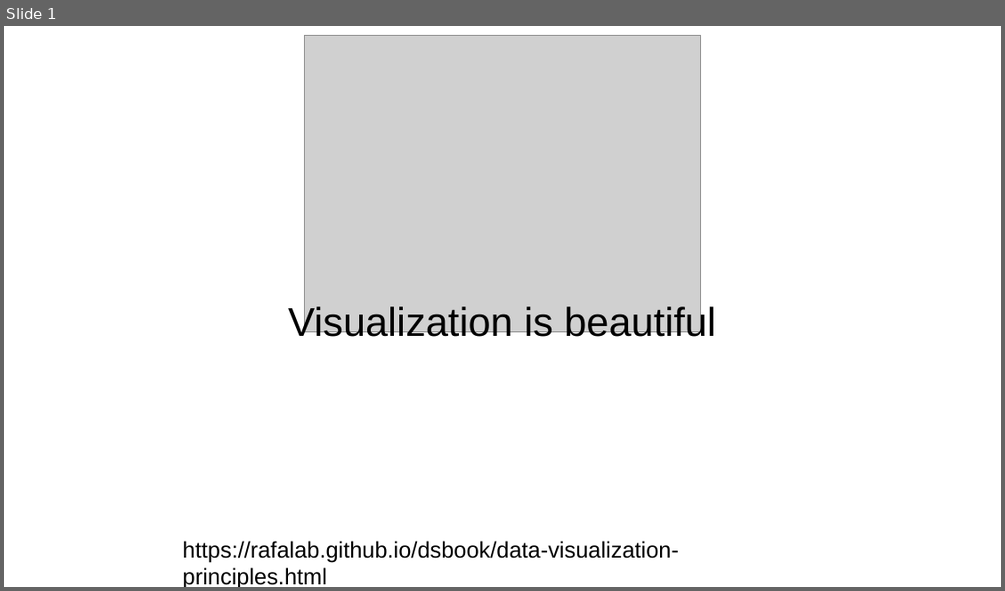
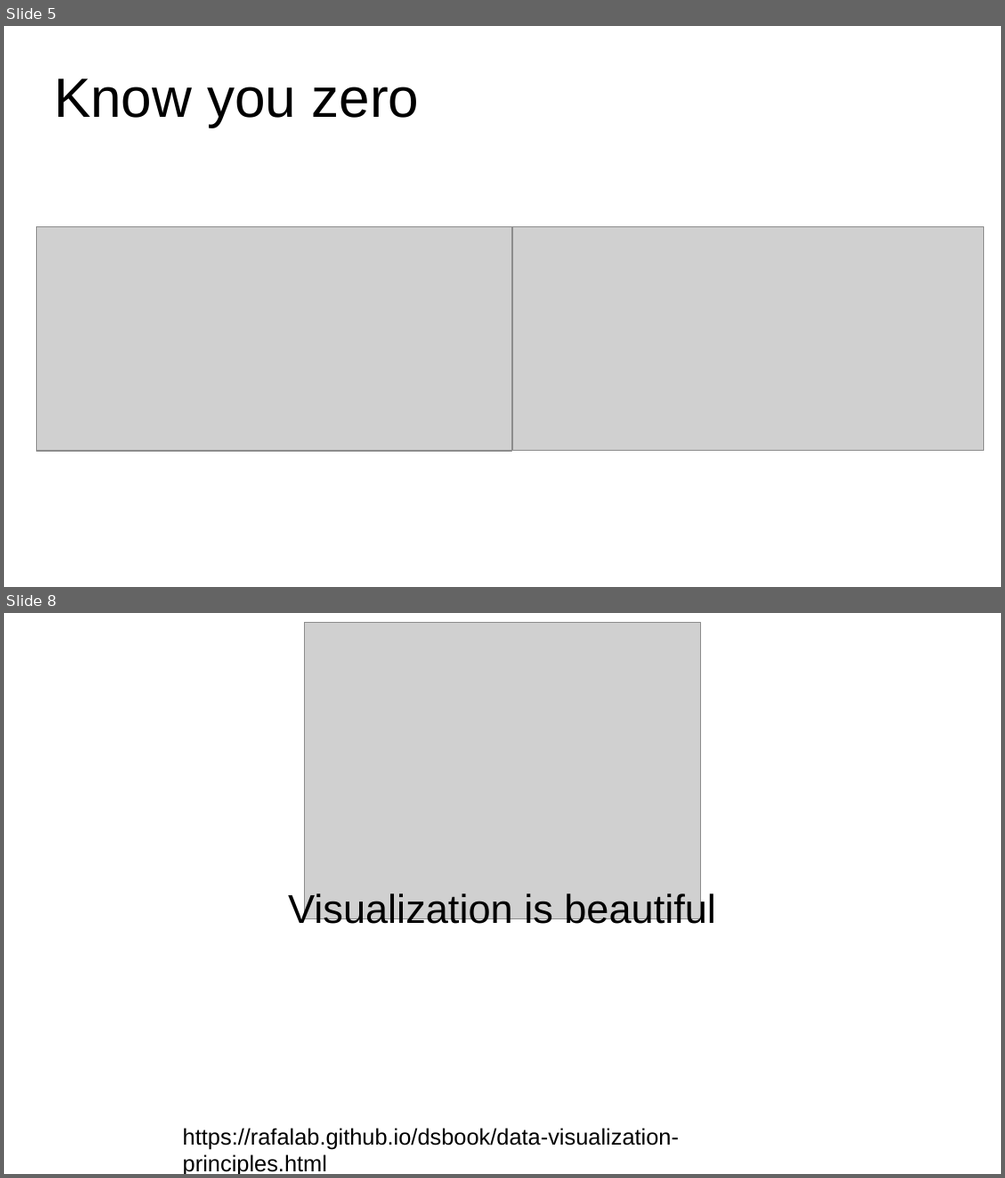
Before and after one commit to DzygaSkoryk/astronomy_python, a slide deck: Matplotlib/Visualization_slides.odp. Shown one above the other, each under a label of ours: slide 1 before the commit, slides 5 and 8 after it; the slides between them are not shown. The pictures are 1005x591 and 1005x1178 pixels, drawn with LibreOffice and Linux fonts; fonts in the diff are those of the drawing; grey boxes stand for pictures. Boxes give left, top, right and bottom in pixels: in the first picture for what was removed or moved away, otherwise in the second. Text is boxed around its words. In the diff, an @@ line names an element or a change of style, - is before the commit and + after.

```diff
--- a/Matplotlib/Visualization_slides.odp
+++ b/Matplotlib/Visualization_slides.odp
@@ slide 5 added at [4,26,1001,587], background #FFFFFF @@
@@ title added at [54,79,420,127], 44 pt, text #000000 @@
+Know you zero
@@ picture added at [37,227,512,451] @@
@@ picture added at [513,227,984,451] @@
@@ what was slide 1 is now slide 8 @@
```
Also in this commit, not shown: 11 other slides added.
